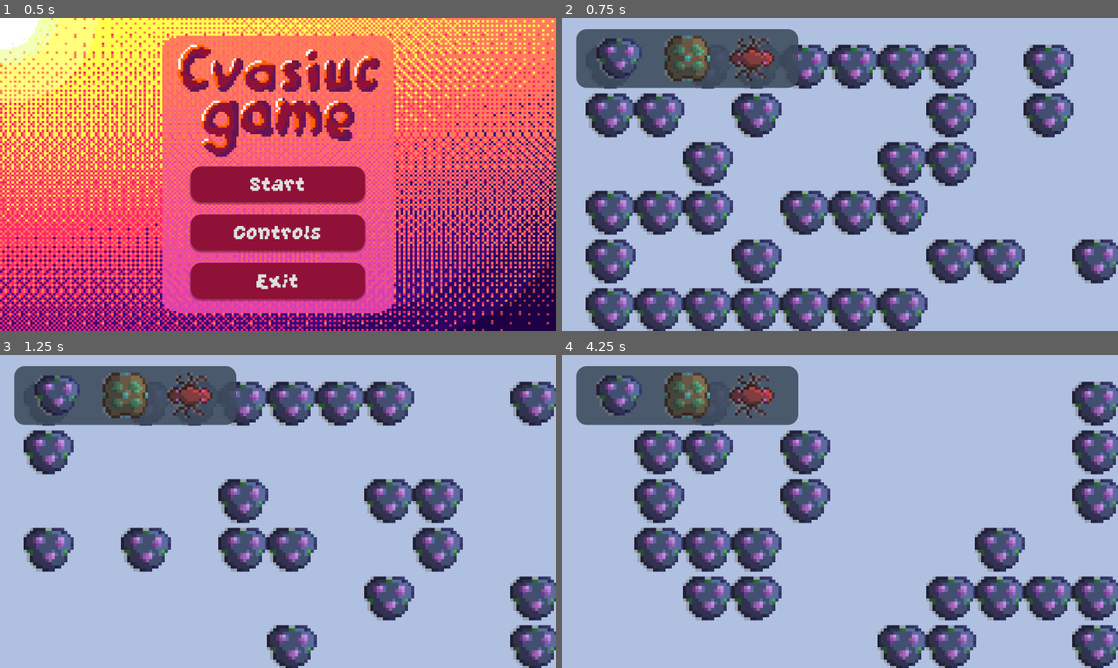
Above: before the commit, frames 1-4 (two rows, left to right).
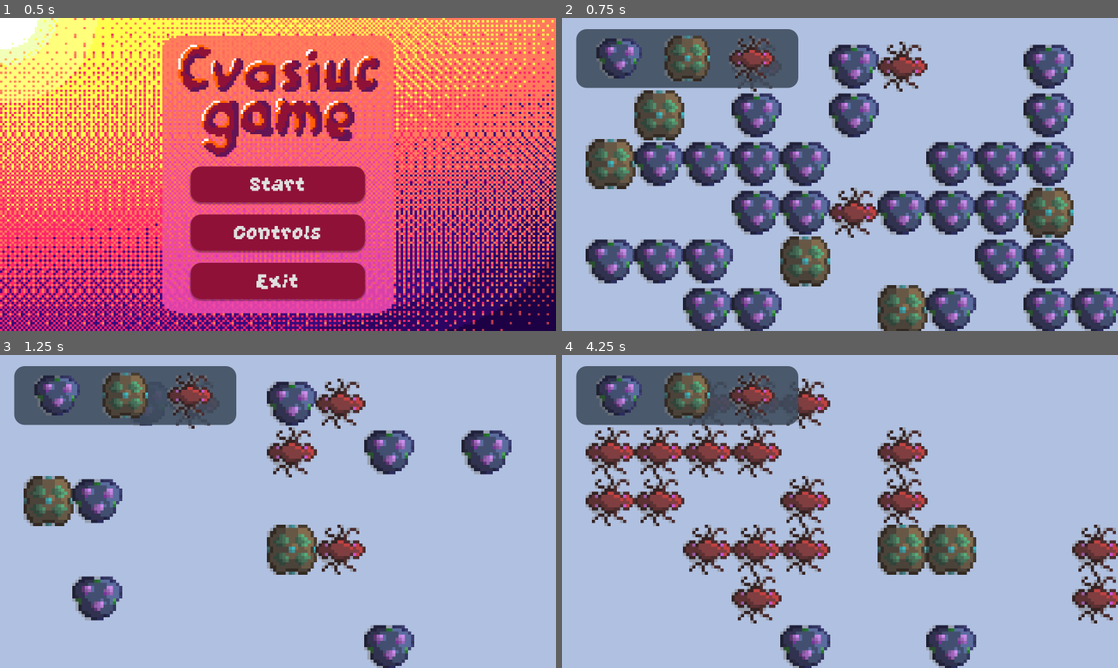
Above: after the commit, the same moments.

Repository: tukaram40k/game-of-life
Game: Godot game, scene res://menus/main_menu.tscn
The game is run twice, just before and just after one commit, with the same random seed, the same clock (stepped at 60 frames per second) and the same inputs.
Inputs (mouse positions are in pixels of both pictures, inside the frame that each line leads up to):
- Up to frame 1 (0.5 s): no input
- Up to frame 2 (0.75 s): click "Start" at 0.5 s
- Up to frame 3 (1.25 s): no input
- Up to frame 4 (4.25 s): click (617, 395) at 1.25 s; click (689, 395) at 2 s; click (751, 395) at 2.75 s; click (617, 395) at 3.5 s

Frame 1 is identical in both runs. In frame 2, 39% of the frame differs, in the area x 4-100%, y 7-100%; in frame 3, 25%; in frame 4, 31%.

Commit message:
added cell selector logic(spasibo maxon)

Diff:
--- /dev/null
+++ b/scenes/cell2.tscn
@@ -0,0 +1,8 @@
+[gd_scene load_steps=2 format=3 uid="uid://bd3pdlrwmlbpi"]
+
+[ext_resource type="Texture2D" uid="uid://bv3ongjalo8df" path="res://assets/images/cell2.png" id="1_redhr"]
+
+[node name="Cell2" type="Sprite2D"]
+texture_filter = 1
+scale = Vector2(9, 9)
+texture = ExtResource("1_redhr")
--- /dev/null
+++ b/scenes/cell3.tscn
@@ -0,0 +1,8 @@
+[gd_scene load_steps=2 format=3 uid="uid://cieqtouidcblp"]
+
+[ext_resource type="Texture2D" uid="uid://61u5ugs4klk8" path="res://assets/images/cell3.png" id="1_gqqc2"]
+
+[node name="Cell3" type="Sprite2D"]
+texture_filter = 1
+scale = Vector2(9, 9)
+texture = ExtResource("1_gqqc2")
--- a/scenes/main.gd
+++ b/scenes/main.gd
@@ -2,6 +2,8 @@
 
 # сцена с клеткой, она видна в инспекторе
 @export var cell_scene_basic : PackedScene
+@export var cell_scene_1 : PackedScene
+@export var cell_scene_2 : PackedScene
 
 # продолжительность цикла игры
 @export var update_interval: float = 0.5
@@ -19,40 +21,73 @@
 # чтобы клетки рисовать
 var mouse_dragging := false
 var last_edited_cell := Vector2(-1, -1)
+var current_cell_type := 0 # 0 = basic, 1 = type1, 2 = type2
 
 # array для клеток
 var cell_matrix: Array = []
+var cell_types: Array = [] # 0 = basic, 1 = type1, 2 = type2
 var previous_cell_states: Array = []
+var previous_cell_types: Array = []
 
 # эта херь запускается 1 раз на старте игры
 func _ready():
 	get_window().mode = Window.MODE_FULLSCREEN
 
 	var rng = RandomNumberGenerator.new()
+
+	# проверяем что у нас есть хотя бы базовая клетка
+	if cell_scene_basic == null:
+		push_error("Error: cell_scene_basic is not assigned in the Inspector!")
+		return
+
+	# проверяем другие типы клеток, и если их нет, используем базовую
+	if cell_scene_1 == null:
+		cell_scene_1 = cell_scene_basic
+	if cell_scene_2 == null:
+		cell_scene_2 = cell_scene_basic
 
 	# пихаем клетки в 2d array
 	for column in range(column_count):
 		cell_matrix.push_back([])
 		previous_cell_states.push_back([])
+		cell_types.push_back([])
+		previous_cell_types.push_back([])
 
 		for row in range(row_count):
-			var cell = cell_scene_basic.instantiate()
+			# Начинаем с разными типами клеток для интересного старта
+			var cell_type = 0 # По умолчанию базовая клетка
+
+			# Рандомно выбираем тип клетки (но с малой вероятностью для не-базовых)
+			var rand_val = rng.randi_range(0, 20)
+			if rand_val == 1:
+				cell_type = 1
+			elif rand_val == 2:
+				cell_type = 2
+
+			var cell
+			match cell_type:
+				0: cell = cell_scene_basic.instantiate()
+				1: cell = cell_scene_1.instantiate()
+				2: cell = cell_scene_2.instantiate()
+
 			self.add_child(cell)
-
 			cell.position = Vector2(column * cell_size, row * cell_size)
 
-			if rng.randi_range(0,1) or is_edge(column, row):
+			if rng.randi_range(0, 1) or is_edge(column, row):
 				cell.visible = false
 				previous_cell_states[column].push_back(false)
 			else:
 				previous_cell_states[column].push_back(true)
+
 			cell_matrix[column].push_back(cell)
+			cell_types[column].push_back(cell_type)
+			previous_cell_types[column].push_back(cell_type)
 
 	# стартует таймер
 	timer.wait_time = update_interval
 	timer.timeout.connect(update_game_state)
 
-	# ВАЖНО: эта херня не дает другим нодам видеть нажатие ESC
+	# ВАЖНО: эта херь не дает другим нодам видеть нажатие ESC
 	# с этим можно проебаться потом
 	process_mode = Node.PROCESS_MODE_ALWAYS
 
@@ -60,7 +95,32 @@
 func is_edge(column, row) -> bool:
 	return row == 0 or column == 0 or row == row_count-1 or column == column_count -1
 
-# возвращает количество живых соседей
+# возвращает количество живых соседей (по типам)
+func get_alive_neighbours_by_type(column, row) -> Dictionary:
+	var counts = {
+		"total": 0,
+		"basic": 0,  # тип 0
+		"type1": 0,  # тип 1
+		"type2": 0   # тип 2
+	}
+
+	for x in range(-1, 2):
+		for y in range(-1, 2):
+			if not (x == 0 and y == 0):
+				var c = column + x
+				var r = row + y
+
+				if previous_cell_states[c][r]:
+					counts["total"] += 1
+
+					match previous_cell_types[c][r]:
+						0: counts["basic"] += 1
+						1: counts["type1"] += 1
+						2: counts["type2"] += 1
+
+	return counts
+
+# возвращает количество живых соседей (общее)
 func get_alive_neighbours(column, row) -> int:
 	var count = 0
 	for x in range(-1, 2):
@@ -70,22 +130,152 @@
 					count += 1
 	return count
 
-# возвращает следующий стейт
-func get_next_state(column, row) -> bool:
+# взаимодействие клеток между собой (возвращает новый тип или -1 если клетка должна умереть)
+func process_cell_interaction(cell_type, neighbours_by_type) -> int:
+	# "Камень-ножницы-бумага" принцип:
+	# basic (0) уничтожает type1 (1)
+	# type1 (1) уничтожает type2 (2)
+	# type2 (2) уничтожает basic (0)
+
+	# Проверяем есть ли угроза для текущей клетки
+	match cell_type:
+		0: # basic под угрозой от type2
+			if neighbours_by_type["type2"] >= 2:
+				return -1  # уничтожена
+		1: # type1 под угрозой от basic
+			if neighbours_by_type["basic"] >= 2:
+				return -1  # уничтожена
+		2: # type2 под угрозой от type1
+			if neighbours_by_type["type1"] >= 2:
+				return -1  # уничтожена
+
+	# Если клетка не была уничтожена, она может трансформироваться
+	# Если много соседей противоположного типа, клетка может изменить свой тип
+	match cell_type:
+		0: # basic может стать type2 если рядом много type2
+			if neighbours_by_type["type2"] == 1 and neighbours_by_type["total"] >= 3:
+				return 2
+		1: # type1 может стать basic если рядом много basic
+			if neighbours_by_type["basic"] == 1 and neighbours_by_type["total"] >= 3:
+				return 0
+		2: # type2 может стать type1 если рядом много type1
+			if neighbours_by_type["type1"] == 1 and neighbours_by_type["total"] >= 3:
+				return 1
+
+	# Если никаких изменений не требуется, возвращаем текущий тип
+	return cell_type
+
+# возвращает следующий стейт для базовой клетки (стандартные правила Конвея)
+func get_next_state_basic(column, row, neighbours_by_type) -> Dictionary:
 	var current = previous_cell_states[column][row]
-	var neighbours_alive = get_alive_neighbours(column, row)
+	var neighbours_alive = neighbours_by_type["total"]
+	var result = {"alive": current, "type": 0}
 
 	if current == true:
 		# если живой
 		if neighbours_alive > 3:
-			return false
+			result["alive"] = false
 		elif neighbours_alive < 2:
-			return false
+			result["alive"] = false
+		else:
+			# Взаимодействие с другими типами
+			var interaction_result = process_cell_interaction(0, neighbours_by_type)
+			if interaction_result == -1:
+				result["alive"] = false
+			else:
+				result["type"] = interaction_result
 	else:
 		# если мертвый
 		if neighbours_alive == 3:
-			return true
-	return current
+			result["alive"] = true
+
+			# Определяем тип новой клетки в зависимости от соседей
+			if neighbours_by_type["type1"] > neighbours_by_type["basic"] and neighbours_by_type["type1"] > neighbours_by_type["type2"]:
+				result["type"] = 1
+			elif neighbours_by_type["type2"] > neighbours_by_type["basic"] and neighbours_by_type["type2"] > neighbours_by_type["type1"]:
+				result["type"] = 2
+			else:
+				result["type"] = 0
+
+	return result
+
+# возвращает следующий стейт для клетки типа 1
+# Правила для типа 1: Выживает при 2-4 соседях, рождается при 3-4 соседях
+func get_next_state_type1(column, row, neighbours_by_type) -> Dictionary:
+	var current = previous_cell_states[column][row]
+	var neighbours_alive = neighbours_by_type["total"]
+	var result = {"alive": current, "type": 1}
+
+	if current == true:
+		# если живой
+		if neighbours_alive < 2 or neighbours_alive > 4:
+			result["alive"] = false
+		else:
+			# Взаимодействие с другими типами
+			var interaction_result = process_cell_interaction(1, neighbours_by_type)
+			if interaction_result == -1:
+				result["alive"] = false
+			else:
+				result["type"] = interaction_result
+	else:
+		# если мертвый
+		if neighbours_alive >= 3 and neighbours_alive <= 4:
+			result["alive"] = true
+
+			# Определяем тип новой клетки в зависимости от соседей
+			if neighbours_by_type["basic"] > neighbours_by_type["type1"] and neighbours_by_type["basic"] > neighbours_by_type["type2"]:
+				result["type"] = 0
+			elif neighbours_by_type["type2"] > neighbours_by_type["basic"] and neighbours_by_type["type2"] > neighbours_by_type["type1"]:
+				result["type"] = 2
+			else:
+				result["type"] = 1
+
+	return result
+
+# возвращает следующий стейт для клетки типа 2
+# Правила для типа 2: Выживает при 1-5 соседях, рождается только при точно 2 соседях
+func get_next_state_type2(column, row, neighbours_by_type) -> Dictionary:
+	var current = previous_cell_states[column][row]
+	var neighbours_alive = neighbours_by_type["total"]
+	var result = {"alive": current, "type": 2}
+
+	if current == true:
+		# если живой
+		if neighbours_alive < 1 or neighbours_alive > 5:
+			result["alive"] = false
+		else:
+			# Взаимодействие с другими типами
+			var interaction_result = process_cell_interaction(2, neighbours_by_type)
+			if interaction_result == -1:
+				result["alive"] = false
+			else:
+				result["type"] = interaction_result
+	else:
+		# если мертвый
+		if neighbours_alive == 2:
+			result["alive"] = true
+
+			# Определяем тип новой клетки в зависимости от соседей
+			if neighbours_by_type["basic"] > neighbours_by_type["type1"] and neighbours_by_type["basic"] > neighbours_by_type["type2"]:
+				result["type"] = 0
+			elif neighbours_by_type["type1"] > neighbours_by_type["basic"] and neighbours_by_type["type1"] > neighbours_by_type["type2"]:
+				result["type"] = 1
+			else:
+				result["type"] = 2
+
+	return result
+
+# возвращает следующий стейт в зависимости от типа клетки
+func get_next_state(column, row) -> Dictionary:
+	var cell_type = cell_types[column][row]
+	var neighbours_by_type = get_alive_neighbours_by_type(column, row)
+
+	match cell_type:
+		0: return get_next_state_basic(column, row, neighbours_by_type)
+		1: return get_next_state_type1(column, row, neighbours_by_type)
+		2: return get_next_state_type2(column, row, neighbours_by_type)
+
+	return {"alive": false, "type": 0} # default case
 
 # эта херь чекает нажатие кнопок каждый кадр
 func _input(event):
@@ -99,6 +289,19 @@
 		# назад в главное меню
 		get_tree().change_scene_to_file("res://menus/main_menu.tscn")
 
+	# переключение типа клетки с помощью цифр 1, 2, 3
+	if event is InputEventKey:
+		if event.pressed:
+			if event.keycode == KEY_1:
+				current_cell_type = 0
+				print("Выбран тип клетки: Базовая (0)")
+			elif event.keycode == KEY_2:
+				current_cell_type = 1
+				print("Выбран тип клетки: Тип 1 (1)")
+			elif event.keycode == KEY_3:
+				current_cell_type = 2
+				print("Выбран тип клетки: Тип 2 (2)")
+
 	# реагирует на мышку
 	if event is InputEventMouseButton:
 		if event.button_index == MOUSE_BUTTON_LEFT:
@@ -125,18 +328,75 @@
 	if Vector2(column, row) != last_edited_cell:
 		last_edited_cell = Vector2(column, row)
 
-		cell_matrix[column][row].visible = !cell_matrix[column][row].visible
-		previous_cell_states[column][row] = cell_matrix[column][row].visible
-
-# апдейт, запускается при каждом кадре
+		# Удаляем старую клетку
+		if cell_matrix[column][row]:
+			cell_matrix[column][row].queue_free()
+
+		# Создаем новую клетку нужного типа
+		var new_cell: Node2D
+		match current_cell_type:
+			0: new_cell = cell_scene_basic.instantiate()
+			1: new_cell = cell_scene_1.instantiate()
+			2: new_cell = cell_scene_2.instantiate()
+			_: new_cell = cell_scene_basic.instantiate()
+
+		self.add_child(new_cell)
+		new_cell.position = Vector2(column * cell_size, row * cell_size)
+		new_cell.visible = true
+
+		cell_matrix[column][row] = new_cell
+		previous_cell_states[column][row] = true
+		cell_types[column][row] = current_cell_type
+
+# апдейт, запускается при таймере
 func update_game_state():
-	# копируем позицию каждой клетки в аррэй
+	# копируем позицию и тип каждой клетки в массивы
 	for column in range(column_count):
 		for row in range(row_count):
 			previous_cell_states[column][row] = cell_matrix[column][row].visible
+			previous_cell_types[column][row] = cell_types[column][row]
+
+	# Создаем временный массив для хранения новых состояний
+	var new_states = []
+	for column in range(column_count):
+		new_states.push_back([])
+		for row in range(row_count):
+			new_states[column].push_back({"alive": false, "type": 0})
 
 	# обновляем стейт
-	for column in range(column_count):
-		for row in range(row_count):
+	for column in range(1, column_count - 1):
+		for row in range(1, row_count - 1):
 			if !is_edge(column, row):
-				cell_matrix[column][row].visible = get_next_state(column, row)
+				var result = get_next_state(column, row)
+				new_states[column][row] = result
+
+	# применяем новые состояния и обновляем визуализацию
+	for column in range(1, column_count - 1):
+		for row in range(1, row_count - 1):
+			if !is_edge(column, row):
+				var new_state = new_states[column][row]
+				var new_type = new_state["type"]
+
+				# если тип изменился или клетка изменила состояние (жива/мертва)
+				if new_type != cell_types[column][row] or new_state["alive"] != cell_matrix[column][row].visible:
+					# Удаляем старую клетку
+					if cell_matrix[column][row]:
+						cell_matrix[column][row].queue_free()
+
+					# Создаем новую клетку нужного типа
+					var new_cell: Node2D
+					match new_type:
+						0: new_cell = cell_scene_basic.instantiate()
+						1: new_cell = cell_scene_1.instantiate()
+						2: new_cell = cell_scene_2.instantiate()
+						_: new_cell = cell_scene_basic.instantiate()
+
+					self.add_child(new_cell)
+					new_cell.position = Vector2(column * cell_size, row * cell_size)
+					new_cell.visible = new_state["alive"]
+
+					cell_matrix[column][row] = new_cell
+					cell_types[column][row] = new_type
+				else:
+					# Просто обновляем видимость
+					cell_matrix[column][row].visible = new_state["alive"]
--- a/scenes/main.tscn
+++ b/scenes/main.tscn
@@ -1,10 +1,17 @@
-[gd_scene load_steps=7 format=3 uid="uid://lsxtdiujlndm"]
+[gd_scene load_steps=10 format=3 uid="uid://lsxtdiujlndm"]
 
 [ext_resource type="Script" path="res://scenes/main.gd" id="1_d8abv"]
 [ext_resource type="PackedScene" uid="uid://b51bwqi0b8hf7" path="res://scenes/cell.tscn" id="2_408un"]
+[ext_resource type="PackedScene" uid="uid://bd3pdlrwmlbpi" path="res://scenes/cell2.tscn" id="3_63dwc"]
 [ext_resource type="Texture2D" uid="uid://cjqtmklqwhluw" path="res://assets/images/cell1.png" id="3_uxgcx"]
 [ext_resource type="Texture2D" uid="uid://bv3ongjalo8df" path="res://assets/images/cell2.png" id="4_p0wwf"]
+[ext_resource type="PackedScene" uid="uid://cieqtouidcblp" path="res://scenes/cell3.tscn" id="4_y8hxk"]
 [ext_resource type="Texture2D" uid="uid://61u5ugs4klk8" path="res://assets/images/cell3.png" id="5_cmmi4"]
+
+[sub_resource type="GDScript" id="GDScript_vwjhq"]
+script/source = "extends Control
+
+"
 
 [sub_resource type="StyleBoxFlat" id="StyleBoxFlat_sxyey"]
 bg_color = Color(0.243137, 0.298039, 0.368627, 0.890196)
@@ -16,6 +23,8 @@
 [node name="Main" type="Node2D"]
 script = ExtResource("1_d8abv")
 cell_scene_basic = ExtResource("2_408un")
+cell_scene_1 = ExtResource("3_63dwc")
+cell_scene_2 = ExtResource("4_y8hxk")
 
 [node name="Timer" type="Timer" parent="."]
 wait_time = 0.5
@@ -28,6 +37,7 @@
 anchors_preset = 0
 offset_right = 40.0
 offset_bottom = 40.0
+script = SubResource("GDScript_vwjhq")
 
 [node name="Panel" type="Panel" parent="CanvasLayer/Control"]
 layout_mode = 1
